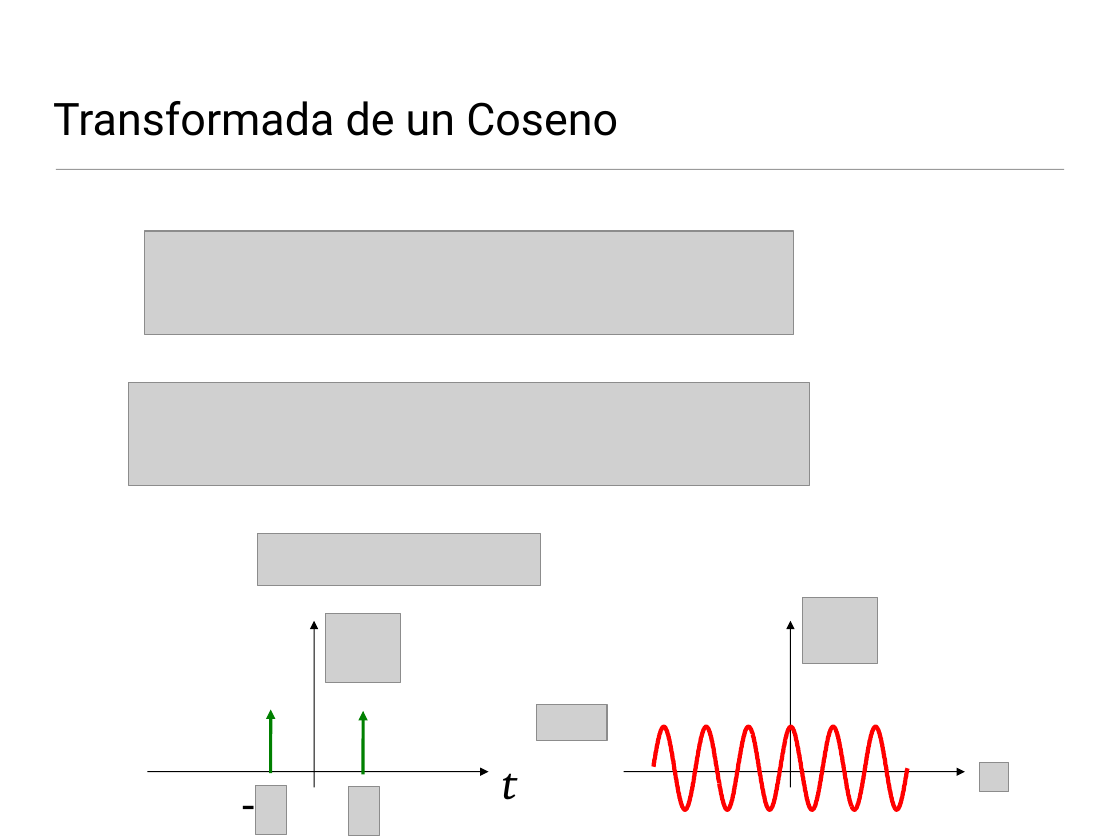
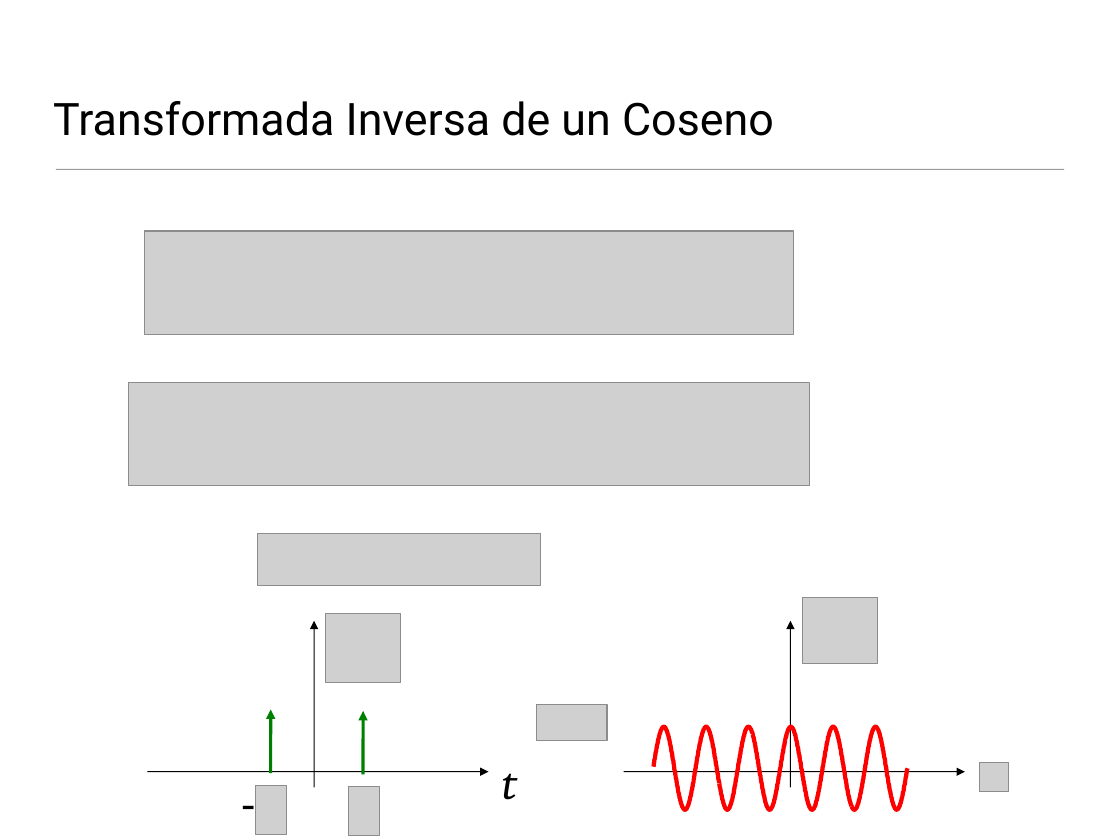
Before and after one commit to domingomery/imagenes, a slide deck: slide 16 of clases/Cap04_Sistemas_Lineales/presentations/IMG04_Fourier1D_Teoria.pptx. Drawn at 1120x840 pixels with LibreOffice and Linux fonts; fonts in the diff are those of the drawing; grey boxes stand for pictures. Boxes give left, top, right and bottom in pixels: in the first picture for what was removed or moved away, otherwise in the second. Text is boxed around its words. In the diff, an @@ line names an element or a change of style, - is before the commit and + after.

```diff
--- a/clases/Cap04_Sistemas_Lineales/presentations/IMG04_Fourier1D_Teoria.pptx
+++ b/clases/Cap04_Sistemas_Lineales/presentations/IMG04_Fourier1D_Teoria.pptx
@@ title at [53,101,774,136]: text changed @@
-Transformada de un Coseno
+Transformada Inversa de un Coseno
```
Also in this commit, not shown: 11 other files.
